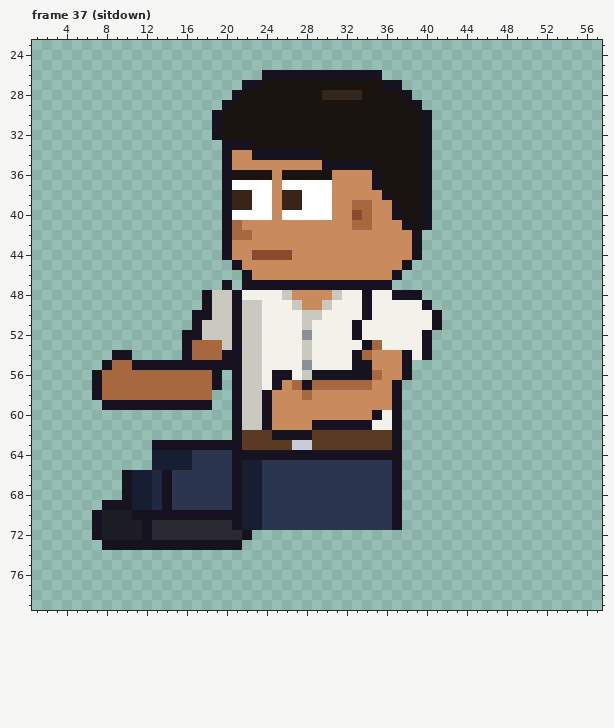
Pixel-art file: sprites/expo/expo_vendj_left_anim.aseprite. Above is the file before it was changed.
64x80 pixels, 129 frames. Colours within 5 levels of each other are drawn and written as one. Shown: frame 37 (sitdown): x 1..57, y 23..79. The old version is drawn lined up with the new one. The commit also changed other frames, which this record leaves out.
And afterwards:
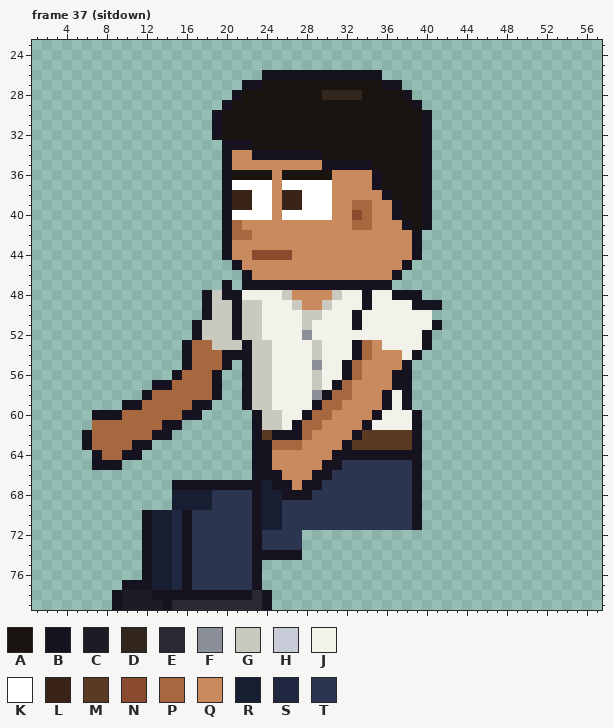
Palette (. is transparent): A #1a1410  B #17121f  C #1c1c24  D #33261c  E #2a2a33  F #8a8f9a  G #c9c9c0  H #c8ccd8  J #f2f2ea  K #ffffff  L #3a2418  M #5a3a22  N #8a4a2e  P #a8683f  Q #c98a5e  R #171e32  S #1f2840  T #2b3550
Edits made:
whole drawing moved by -2,-6 (the old picture is shown already moved)
Frame 37 (sitdown):
y 48: x 20 G -> B
y 49: x 39 J -> B; x 41 . -> B
y 50: x 17 B -> .; x 33..34 JB -> BJ; x 41 B -> .
y 52: x 16 B -> .; x 33 B -> J
y 53: x 19 P -> G; x 21..22 BG -> GB; x 24 J -> G; x 28..29 GJ -> JG; x 33..35 JBP -> BPQ
y 54: x 9..10 BB -> ..; x 22 G -> B; x 24 J -> G; x 28..29 GJ -> JG; x 38..40 BJB -> JB.
y 55: x 8..15 BPPBBBBB -> ........; x 17..19 BBB -> PPP; x 21..22 BG -> .B; x 24 J -> G; x 28..29 FJ -> JF; x 32..34 JBB -> BPQ
y 56: x 7..15 BPPPPPPPP -> ........B; x 21..22 BG -> .B; x 24..26 JBB -> GJJ; x 28..31 GBBB -> JGJJ; x 33..35 BBP -> PQQ; x 37 Q -> B
y 57: x 7..14 BPPPPPPP -> ......BB; x 21..22 BG -> .B; x 24..31 JBQPBPPP -> GJJJJGJB; x 33..34 PP -> QQ; x 38 . -> B
y 58: x 7..12 BPPPPP -> .....B; x 19 . -> B; x 21..22 BG -> .B; x 24..32 BQQQPQQQQ -> GJJJJFBPP; x 36..38 QB. -> BJB
y 59: x 8..9 BB -> ..; x 12..16 BBBBB -> PPPPP; x 21..22 BG -> .B; x 24..31 BQQQQQQQ -> GJJJJBPP; x 36..38 QB. -> BJB
y 60: x 7..17 ........... -> BBBPPPPPPBB; x 21..30 BGGBQQQQQQ -> ..BGGJJBPP; x 37..39 B.. -> JJB
y 61: x 7..15 ......... -> PPPPPPPBB; x 21..33 BGGBQQQQBBBBB -> ..BGGJBPPQQQQ; x 37..39 B.. -> JJB
y 62: x 6..14 ......... -> BPPPPPPBB; x 21..23 BMM -> ..B; x 28..33 BMMMMM -> PQQQQB; x 37..39 B.. -> MMB
y 63: x 6..32 .......BBBBBBBBBMMMMMHHMMMM -> BPPPPBB..........BBPPPQQQQB; x 37..39 B.. -> MMB
y 64: x 7..11 ..... -> BPPBB; x 13..22 RRRRTTTTBB -> ..........; x 25..30 BBBBBB -> QQQQQQ; x 38..39 .. -> BB
y 65: x 7..9 ... -> BBB; x 13..31 RRRRTTTTBRRTTTTTTTT -> ..........BBQQQQQBB; x 37..39 B.. -> TTB
y 66: x 10..30 BRRSBTTTTTTBRRTTTTTTT -> .............BBBQQQBB; x 37..39 B.. -> TTB
y 67: x 10..20 BRRSBTTTTTT -> .....BBBBBB; x 22..29 RRTTTTTT -> BBRBBQBB; x 37..39 B.. -> TTB
y 68: x 10..18 BRRSBTTTT -> .....RRRR; x 21..28 BRRTTTTT -> TTBRRBBB; x 37..39 B.. -> TTB
y 69: x 8..18 BBBRRSBTTTT -> .......RRRR; x 21..25 BRRTT -> TTBRR; x 37..39 B.. -> TTB
y 70: x 7..11 BCCCB -> .....; x 13..15 BBB -> RRS; x 17..25 BBBBBRRTT -> TTTTTTBRR; x 37..39 B.. -> TTB
y 71: x 7..11 BCCCC -> .....; x 13..25 EEEEEEEEBRRTT -> RRSBTTTTTTBRR; x 37..39 B.. -> TTB
y 72: x 7..11 BCCCC -> .....; x 13..27 EEEEEEEEEB..... -> RRSBTTTTTTBTTTT
y 73: x 8..11 BBBB -> ....; x 13..15 BBB -> RRS; x 17..27 BBBBB...... -> TTTTTTBTTTT
y 74: x 12..27 ................ -> BRRSBTTTTTTBBBBB
y 75..76: x 12..23 ............ -> BRRSBTTTTTTB
y 77: x 10..23 .............. -> BBBRRSBTTTTTTB
y 78: x 9..24 ................ -> BCCCBBBBBBBBBBEB
y 79: x 9..24 ................ -> BCCCCBEEEEEEEEEB
Changed places in both pictures, as pixel boxes (x1, y1, x2, y2):
changed: (82, 290, 442, 610)
